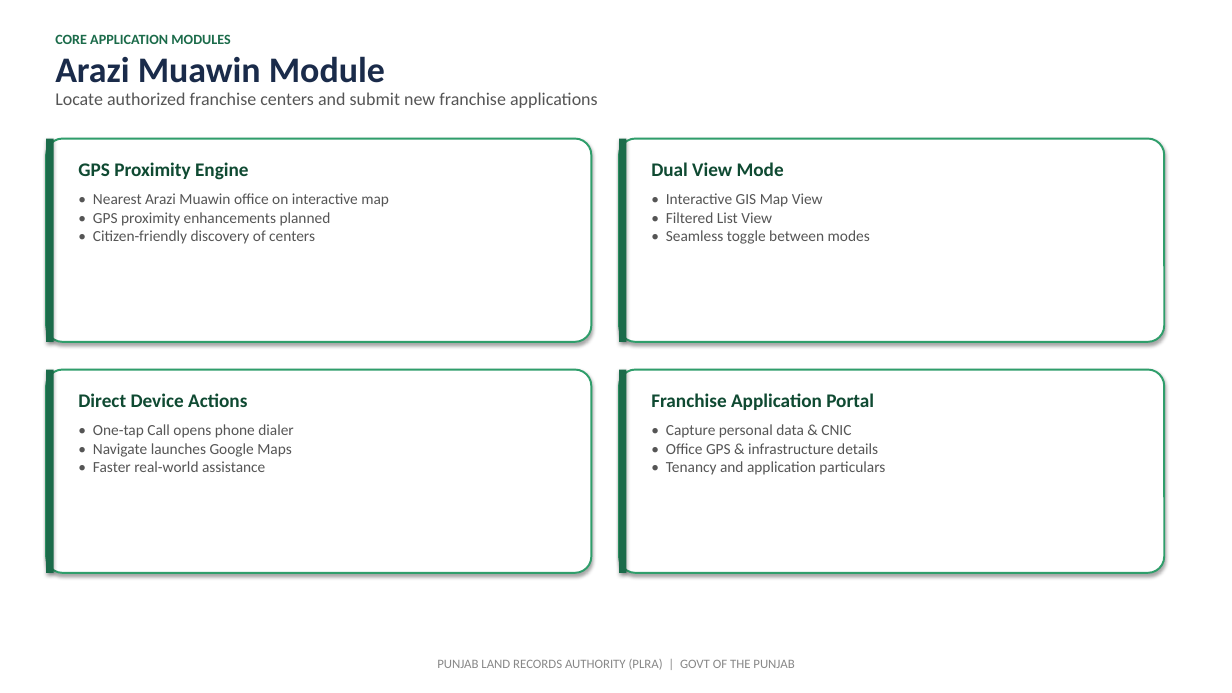
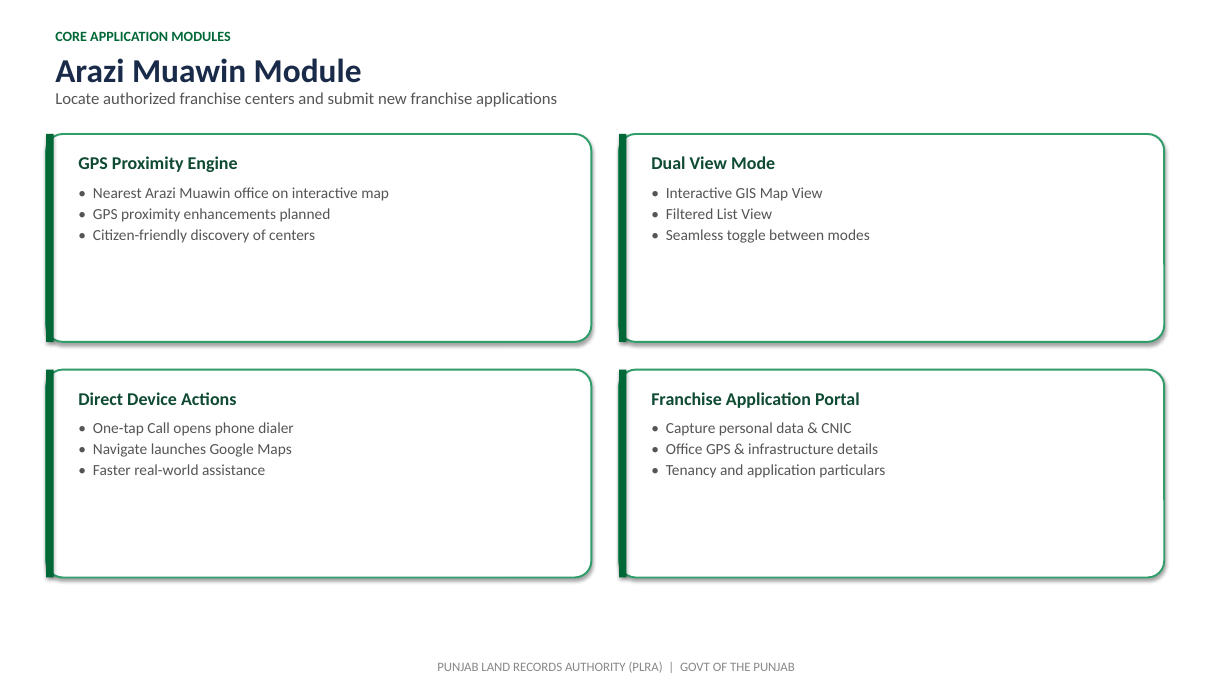
Before and after one commit to GulraizAhmed/GulraizAhmed, a slide deck: slide 15 of Punjab_Zameen_Application.pptx (slide 18 before the commit). Drawn at 1232x693 pixels with LibreOffice and Linux fonts; fonts in the diff are those of the drawing. Boxes give left, top, right and bottom in pixels: in the first picture for what was removed or moved away, otherwise in the second. Text is boxed around its words. In the diff, an @@ line names an element or a change of style, - is before the commit and + after.

```diff
--- a/Punjab_Zameen_Application.pptx
+++ b/Punjab_Zameen_Application.pptx
@@ text "CORE APPLICATION MODULES" at (x1=55, y1=31, x2=230, y2=41): text colour #1B6B4A to #006837; more space between paragraphs @@
@@ text "Arazi Muawin Module" at (x1=55, y1=58, x2=362, y2=83): size 28 to 26 pt; more space between paragraphs @@
@@ text "Locate authorized franchise centers and ..." at (x1=55, y1=92, x2=557, y2=107): size 14 to 13 pt; more space between paragraphs @@
@@ rounded rectangle resized from (x1=46, y1=139, x2=592, y2=342) to (x1=46, y1=134, x2=592, y2=342) @@
@@ rectangle resized from (x1=46, y1=139, x2=54, y2=342) to (x1=46, y1=134, x2=54, y2=342) @@
@@ rounded rectangle resized from (x1=619, y1=139, x2=1165, y2=342) to (x1=619, y1=134, x2=1165, y2=342) @@
@@ rectangle resized from (x1=619, y1=139, x2=627, y2=342) to (x1=619, y1=134, x2=627, y2=342) @@
@@ size 15 to 14 pt; more space between paragraphs in 4 elements at (x1=78, y1=392, x2=236, y2=405), (x1=651, y1=392, x2=860, y2=408), (x1=78, y1=156, x2=238, y2=172), (x1=651, y1=156, x2=775, y2=169) @@
@@ more space between paragraphs in 5 elements at (x1=437, y1=662, x2=794, y2=673), (x1=93, y1=422, x2=293, y2=475), (x1=666, y1=422, x2=885, y2=478), (x1=93, y1=187, x2=389, y2=243), (x1=666, y1=187, x2=870, y2=243) @@
@@ rounded rectangle resized from (x1=46, y1=370, x2=592, y2=573) to (x1=46, y1=370, x2=592, y2=578) @@
@@ rectangle resized from (x1=46, y1=370, x2=54, y2=573) to (x1=46, y1=370, x2=54, y2=578) @@
@@ rounded rectangle resized from (x1=619, y1=370, x2=1165, y2=573) to (x1=619, y1=370, x2=1165, y2=578) @@
@@ fill #1B6B4A to #006837 in 4 elements at (x1=46, y1=134, x2=54, y2=342), (x1=619, y1=134, x2=627, y2=342), (x1=46, y1=370, x2=54, y2=578), (x1=619, y1=370, x2=627, y2=578) @@
@@ rectangle resized from (x1=619, y1=370, x2=627, y2=573) to (x1=619, y1=370, x2=627, y2=578) @@
```
Also in this commit, not shown: 16 other slides changed, 7 slides added, 7 slides removed, 2 other files.
